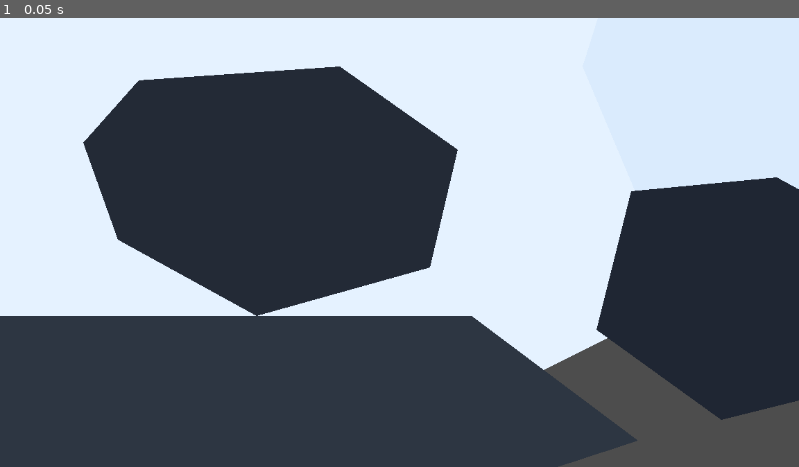
Above: before the commit, frame 1.
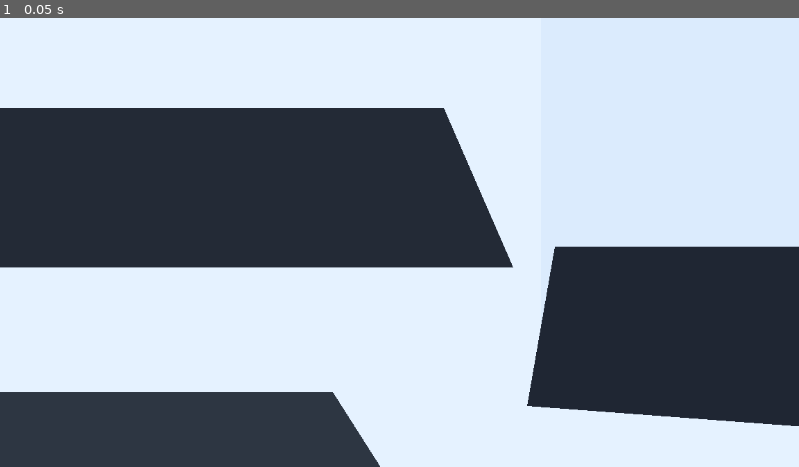
Above: after the commit, the same moment.

Repository: cblab/kingslayer
Game: Godot game, scene res://scenes/Main.tscn
Two runs of this game, one before a commit and one after it. Both use one fixed random seed, a clock stepped at 60 frames per second and the inputs below.
Inputs:
- Up to frame 1 (0.05 s): no input

The runs differ from the first frame. In frame 1, 36% of the frame differs, in the area x 0-100%, y 10-100%.

Commit message:
Refine World whitebox layout with full ground and clear chokepoints

Diff:
--- a/scenes/World.tscn
+++ b/scenes/World.tscn
@@ -6,82 +6,82 @@
 
 [node name="MainSnowField" type="Polygon2D" parent="Ground"]
 color = Color(0.9, 0.952941, 1, 1)
-polygon = PackedVector2Array(-1180, -280, -900, -430, -260, -520, 420, -470, 950, -300, 1210, 30, 1120, 340, 760, 520, 180, 620, -520, 570, -980, 390, -1210, 110)
+polygon = PackedVector2Array(-1600, -900, 1600, -900, 1600, 900, -1600, 900)
 
-[node name="PassSnowPatch" type="Polygon2D" parent="Ground"]
-color = Color(0.854902, 0.921569, 0.992157, 1)
-polygon = PackedVector2Array(900, -120, 1110, -180, 1300, -120, 1440, 30, 1450, 240, 1320, 350, 1110, 370, 920, 260, 840, 70)
+[node name="PassSnowExtension" type="Polygon2D" parent="Ground"]
+color = Color(0.858824, 0.92549, 0.992157, 1)
+polygon = PackedVector2Array(780, -420, 1540, -420, 1540, 460, 780, 460)
 
 [node name="Blockers" type="Node2D" parent="."]
 
-[node name="NorthWall" type="StaticBody2D" parent="Blockers"]
+[node name="NorthRidge" type="StaticBody2D" parent="Blockers"]
 
-[node name="Visual" type="Polygon2D" parent="Blockers/NorthWall"]
+[node name="Visual" type="Polygon2D" parent="Blockers/NorthRidge"]
 color = Color(0.196078, 0.227451, 0.278431, 1)
-polygon = PackedVector2Array(-980, -560, -360, -670, 360, -640, 940, -470, 860, -340, -900, -340)
+polygon = PackedVector2Array(-1450, -760, 240, -760, 340, -560, -1320, -560)
 
-[node name="Collision" type="CollisionPolygon2D" parent="Blockers/NorthWall"]
-polygon = PackedVector2Array(-980, -560, -360, -670, 360, -640, 940, -470, 860, -340, -900, -340)
+[node name="Collision" type="CollisionPolygon2D" parent="Blockers/NorthRidge"]
+polygon = PackedVector2Array(-1450, -760, 240, -760, 340, -560, -1320, -560)
 
-[node name="SouthWall" type="StaticBody2D" parent="Blockers"]
+[node name="SouthRidge" type="StaticBody2D" parent="Blockers"]
 
-[node name="Visual" type="Polygon2D" parent="Blockers/SouthWall"]
+[node name="Visual" type="Polygon2D" parent="Blockers/SouthRidge"]
 color = Color(0.180392, 0.211765, 0.262745, 1)
-polygon = PackedVector2Array(-930, 430, 680, 430, 920, 610, 430, 770, -430, 760, -980, 610)
+polygon = PackedVector2Array(-1460, 540, 480, 540, 620, 760, -1360, 760)
 
-[node name="Collision" type="CollisionPolygon2D" parent="Blockers/SouthWall"]
-polygon = PackedVector2Array(-930, 430, 680, 430, 920, 610, 430, 770, -430, 760, -980, 610)
+[node name="Collision" type="CollisionPolygon2D" parent="Blockers/SouthRidge"]
+polygon = PackedVector2Array(-1460, 540, 480, 540, 620, 760, -1360, 760)
 
-[node name="WestRock" type="StaticBody2D" parent="Blockers"]
+[node name="WestMass" type="StaticBody2D" parent="Blockers"]
 
-[node name="Visual" type="Polygon2D" parent="Blockers/WestRock"]
+[node name="Visual" type="Polygon2D" parent="Blockers/WestMass"]
 color = Color(0.160784, 0.188235, 0.235294, 1)
-polygon = PackedVector2Array(-1370, -170, -1140, -300, -980, -120, -980, 270, -1160, 430, -1410, 230)
+polygon = PackedVector2Array(-1500, -420, -1220, -510, -980, -340, -980, 320, -1200, 500, -1500, 430)
 
-[node name="Collision" type="CollisionPolygon2D" parent="Blockers/WestRock"]
-polygon = PackedVector2Array(-1370, -170, -1140, -300, -980, -120, -980, 270, -1160, 430, -1410, 230)
+[node name="Collision" type="CollisionPolygon2D" parent="Blockers/WestMass"]
+polygon = PackedVector2Array(-1500, -420, -1220, -510, -980, -340, -980, 320, -1200, 500, -1500, 430)
 
-[node name="EngstelleNorthMass" type="StaticBody2D" parent="Blockers"]
+[node name="EngstelleNorthBlock" type="StaticBody2D" parent="Blockers"]
 
-[node name="Visual" type="Polygon2D" parent="Blockers/EngstelleNorthMass"]
+[node name="Visual" type="Polygon2D" parent="Blockers/EngstelleNorthBlock"]
 color = Color(0.137255, 0.164706, 0.211765, 1)
-polygon = PackedVector2Array(210, -300, 510, -330, 640, -170, 560, -20, 300, -10, 160, -140)
+polygon = PackedVector2Array(-120, -430, 520, -430, 620, -210, -80, -210)
 
-[node name="Collision" type="CollisionPolygon2D" parent="Blockers/EngstelleNorthMass"]
-polygon = PackedVector2Array(210, -300, 510, -330, 640, -170, 560, -20, 300, -10, 160, -140)
+[node name="Collision" type="CollisionPolygon2D" parent="Blockers/EngstelleNorthBlock"]
+polygon = PackedVector2Array(-120, -430, 520, -430, 620, -210, -80, -210)
 
-[node name="EngstelleSouthMass" type="StaticBody2D" parent="Blockers"]
+[node name="EngstelleSouthBlock" type="StaticBody2D" parent="Blockers"]
 
-[node name="Visual" type="Polygon2D" parent="Blockers/EngstelleSouthMass"]
+[node name="Visual" type="Polygon2D" parent="Blockers/EngstelleSouthBlock"]
 color = Color(0.137255, 0.164706, 0.211765, 1)
-polygon = PackedVector2Array(200, 90, 490, 70, 660, 190, 620, 360, 370, 430, 170, 320, 120, 180)
+polygon = PackedVector2Array(-120, 130, 640, 130, 740, 360, -60, 360)
 
-[node name="Collision" type="CollisionPolygon2D" parent="Blockers/EngstelleSouthMass"]
-polygon = PackedVector2Array(200, 90, 490, 70, 660, 190, 620, 360, 370, 430, 170, 320, 120, 180)
+[node name="Collision" type="CollisionPolygon2D" parent="Blockers/EngstelleSouthBlock"]
+polygon = PackedVector2Array(-120, 130, 640, 130, 740, 360, -60, 360)
 
-[node name="PassRockUpper" type="StaticBody2D" parent="Blockers"]
+[node name="PassTopRock" type="StaticBody2D" parent="Blockers"]
 
-[node name="Visual" type="Polygon2D" parent="Blockers/PassRockUpper"]
+[node name="Visual" type="Polygon2D" parent="Blockers/PassTopRock"]
 color = Color(0.121569, 0.14902, 0.2, 1)
-polygon = PackedVector2Array(930, -260, 1140, -320, 1330, -220, 1240, -40, 1060, 0, 900, -100)
+polygon = PackedVector2Array(760, -520, 1560, -520, 1560, -270, 760, -320)
 
-[node name="Collision" type="CollisionPolygon2D" parent="Blockers/PassRockUpper"]
-polygon = PackedVector2Array(930, -260, 1140, -320, 1330, -220, 1240, -40, 1060, 0, 900, -100)
+[node name="Collision" type="CollisionPolygon2D" parent="Blockers/PassTopRock"]
+polygon = PackedVector2Array(760, -520, 1560, -520, 1560, -270, 760, -320)
 
-[node name="PassRockLower" type="StaticBody2D" parent="Blockers"]
+[node name="PassBottomRock" type="StaticBody2D" parent="Blockers"]
 
-[node name="Visual" type="Polygon2D" parent="Blockers/PassRockLower"]
+[node name="Visual" type="Polygon2D" parent="Blockers/PassBottomRock"]
 color = Color(0.121569, 0.14902, 0.2, 1)
-polygon = PackedVector2Array(910, 250, 1120, 230, 1340, 350, 1280, 520, 1040, 580, 860, 450)
+polygon = PackedVector2Array(800, 330, 1560, 330, 1560, 620, 760, 560)
 
-[node name="Collision" type="CollisionPolygon2D" parent="Blockers/PassRockLower"]
-polygon = PackedVector2Array(910, 250, 1120, 230, 1340, 350, 1280, 520, 1040, 580, 860, 450)
+[node name="Collision" type="CollisionPolygon2D" parent="Blockers/PassBottomRock"]
+polygon = PackedVector2Array(800, 330, 1560, 330, 1560, 620, 760, 560)
 
 [node name="PassBackRock" type="StaticBody2D" parent="Blockers"]
 
 [node name="Visual" type="Polygon2D" parent="Blockers/PassBackRock"]
 color = Color(0.105882, 0.133333, 0.184314, 1)
-polygon = PackedVector2Array(1360, -30, 1510, 80, 1510, 280, 1360, 390, 1210, 280, 1210, 80)
+polygon = PackedVector2Array(1360, -120, 1580, 0, 1580, 310, 1360, 420, 1200, 260, 1200, 40)
 
 [node name="Collision" type="CollisionPolygon2D" parent="Blockers/PassBackRock"]
-polygon = PackedVector2Array(1360, -30, 1510, 80, 1510, 280, 1360, 390, 1210, 280, 1210, 80)
+polygon = PackedVector2Array(1360, -120, 1580, 0, 1580, 310, 1360, 420, 1200, 260, 1200, 40)
